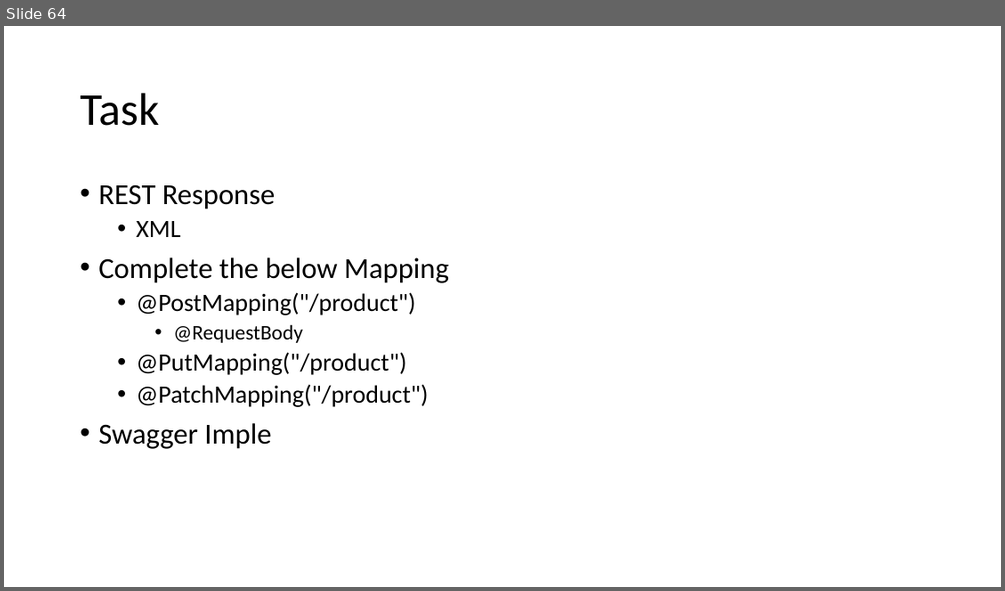
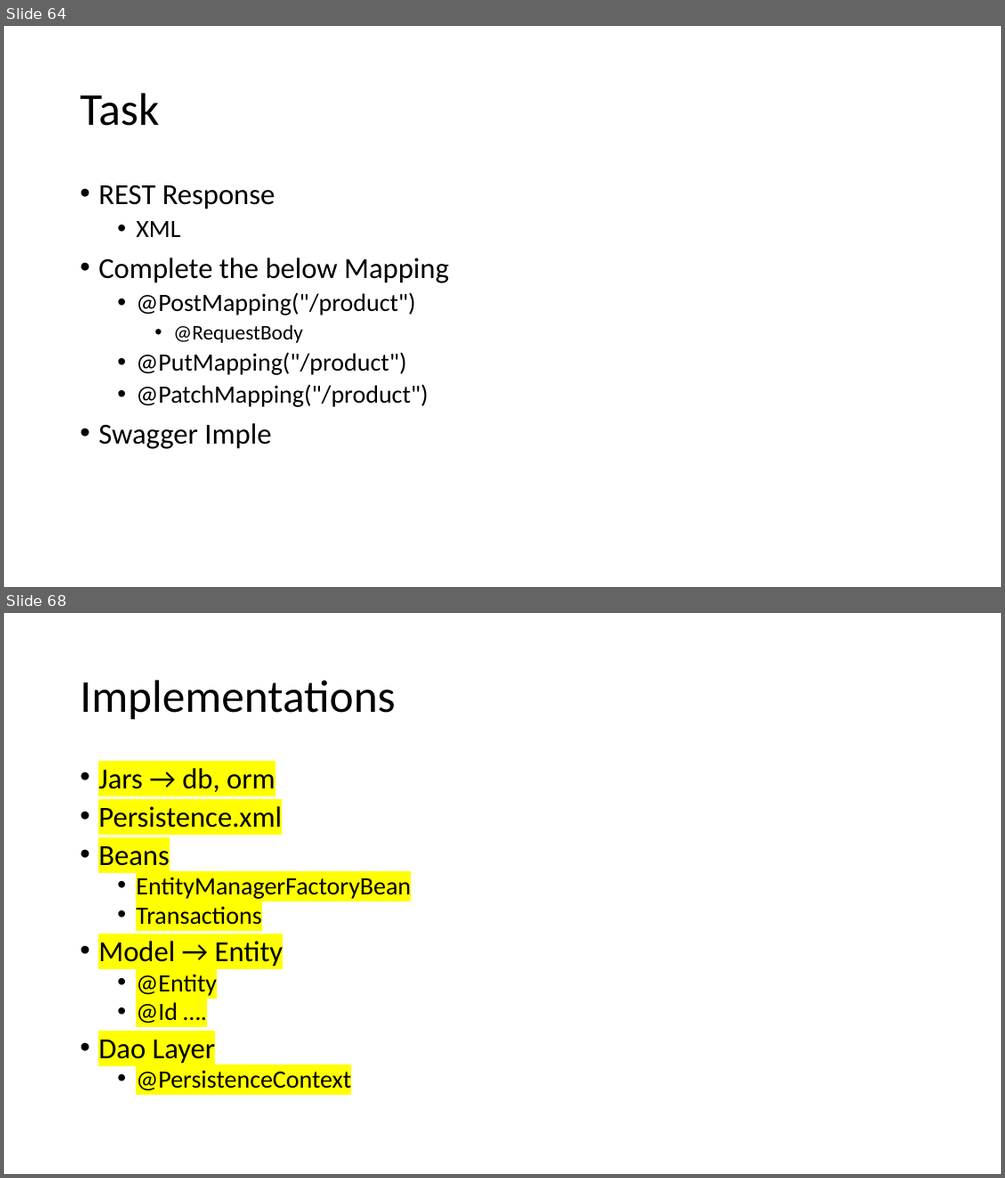
Before and after one commit to priyangm/pod_trg, a slide deck: Finishing School.pptx. Shown one above the other, each under a label of ours: slide 64 before the commit, slides 64 and 68 after it; the slides between them are not shown. The pictures are 1005x591 and 1005x1178 pixels, drawn with LibreOffice and Linux fonts; fonts in the diff are those of the drawing. Boxes give left, top, right and bottom in pixels: in the first picture for what was removed or moved away, otherwise in the second. Text is boxed around its words. In the diff, an @@ line names an element or a change of style, - is before the commit and + after.

```diff
--- a/Finishing School.pptx
+++ b/Finishing School.pptx
@@ slide 68 added at [4, 613, 1001, 1174], background #FFFFFF @@
@@ title added at [80, 680, 395, 720], 44 pt, text #000000 @@
+Implementations
@@ text added at [98, 768, 411, 1090], 24 pt, text #000000 @@
+• Jars → db, orm
+• Persistence.xml
+• Beans
+  • EntityManagerFactoryBean
+  • Transactions
+• Model → Entity
+  • @Entity
+  • @Id ….
+• Dao Layer
+  • @PersistenceContext
```
Also in this commit, not shown: 5 other slides added, 1 other file.
